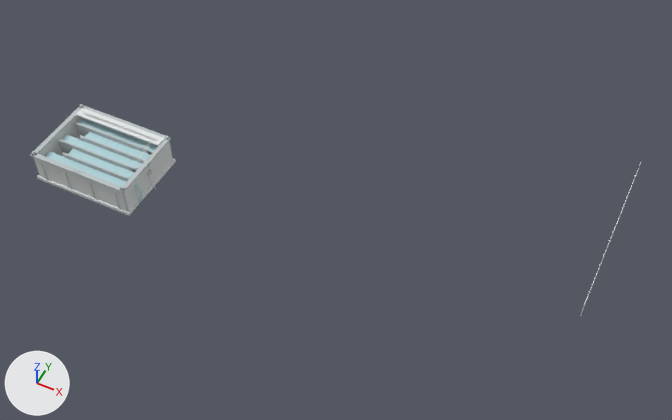
Before and after pictures for a commit that changed the glTF model examples/m1/assets/wastewater-plant/tiled/parts/part-105.glb.
Rendered twice from a 50 mm lens placed at (1002.7, -415.8, 84.7), pointed at (968.2, -346.7, -1.6). Every picture has the same lights, and +X, +Y and +Z are marked at lower left. The first picture is the older version. Vertices at exactly the same position are counted once.

Objects in the first picture: 'render-batch-0', 'render-batch-1', 'render-batch-3', 'render-batch-4', 'render-batch-5'.
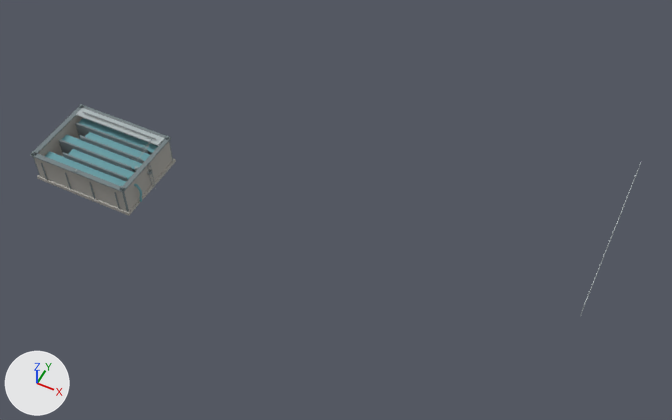
Where the change shows, as pixel boxes (x1, y1, x2, y2) in the pictures (672 x 420 px):
'render-batch-4', recoloured (white to grey)
    both: (34, 112, 176, 216)
'render-batch-3', recoloured (light grey to grey)
    both: (34, 115, 176, 216)
'render-batch-1', recoloured (light grey to grey)
    both: (30, 104, 173, 211)
'render-batch-0', recoloured (darker)
    both: (45, 118, 158, 202)
'render-batch-5', recoloured
    both: (75, 108, 641, 313)
part 1 of me_mesh_3, reshaped
    before: (34, 115, 176, 216)
    after: (134, 166, 138, 171)
part 2 of me_mesh_4, reshaped
    before: (83, 112, 156, 189)
    after: (34, 115, 176, 216)

Edits to the bpy script that builds the scene:
```text
Change mat_equipment_water:
    mat_equipment_water.base_color: (0.466, 0.691, 0.737) -> (0.15, 0.36, 0.4)  # cyan #b6d9df -> cyan #6ca2aa
Change mat_equipment_concretedark:
    mat_equipment_concretedark.base_color: (0.511, 0.557, 0.568) -> (0.18, 0.22, 0.23)  # light grey #bdc5c7 -> grey #768184
Change mat_equipment_concrete:
    mat_equipment_concrete.base_color: (0.691, 0.721, 0.719) -> (0.4, 0.39, 0.36)  # light grey #d9dddc -> grey #aaa8a2
Change mat_equipment_steel:
    mat_equipment_steel.base_color: (0.783, 0.814, 0.816) -> (0.43, 0.48, 0.49)  # white #e5e9e9 -> grey #afb8ba
Change me_mesh_3:
    used by ob_render_batch_3; location = (0.0, 0.0, 0.0)
    remove me_mesh_3.from_pydata(...)  # 480 vertices, 940 faces; spans x 933.1..946.9, y -360.15..-349.85, z 0.16..4.26
    remove me_mesh_3.materials.append(mat_equipment_concrete)  # light grey #d9dddc
    add me_mesh_3.from_pydata(...)  # 176 vertices, 348 faces; spans x 945.06..945.54, y -355.64..-355.16, z 3.02..3.46
    me_mesh_3 part 1: 480 vertices removed from x 933.1..946.9, y -360.15..-349.85, z 0.16..4.26; 176 vertices added at x 945.06..945.54, y -355.64..-355.16, z 3.02..3.46
    add me_mesh_3.materials.append(mat_equipment_equipment)  # grey #95a2a6
Change me_mesh_4:
    used by ob_render_batch_4; location = (0.0, 0.0, 0.0)
    remove me_mesh_4.from_pydata(...)  # 1832 vertices, 3524 faces, 272 loose edges; spans x 934.5..947.29, y -356.17..-351.12, z 0.16..4.8
    remove me_mesh_4.materials.append(mat_equipment_safety)  # white #e3e6e6
    add me_mesh_4.from_pydata(...)  # 480 vertices, 940 faces; spans x 933.1..946.9, y -360.15..-349.85, z 0.16..4.26
    me_mesh_4 part 2: 1832 vertices removed from x 934.5..947.29, y -356.17..-351.12, z 0.16..4.8; 480 vertices added at x 933.1..946.9, y -360.15..-349.85, z 0.16..4.26
    add me_mesh_4.materials.append(mat_equipment_concrete)  # grey #aaa8a2
```
